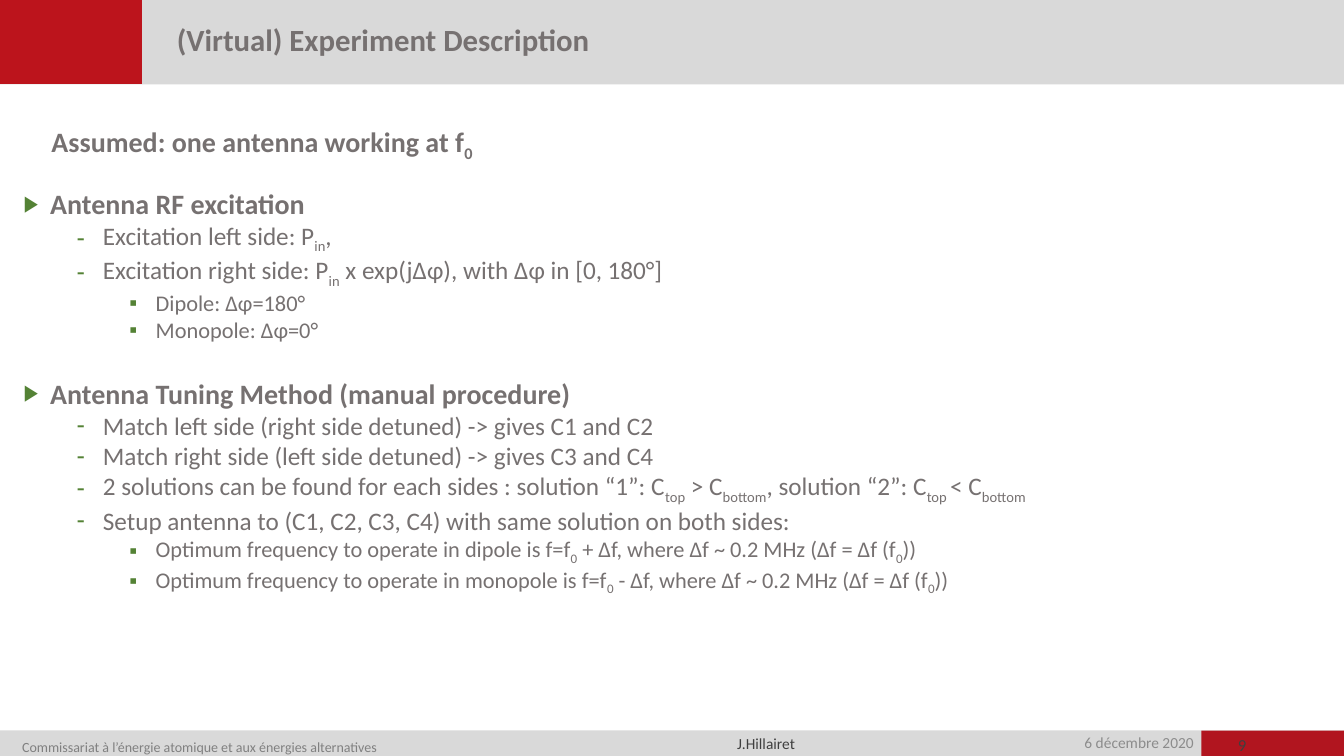
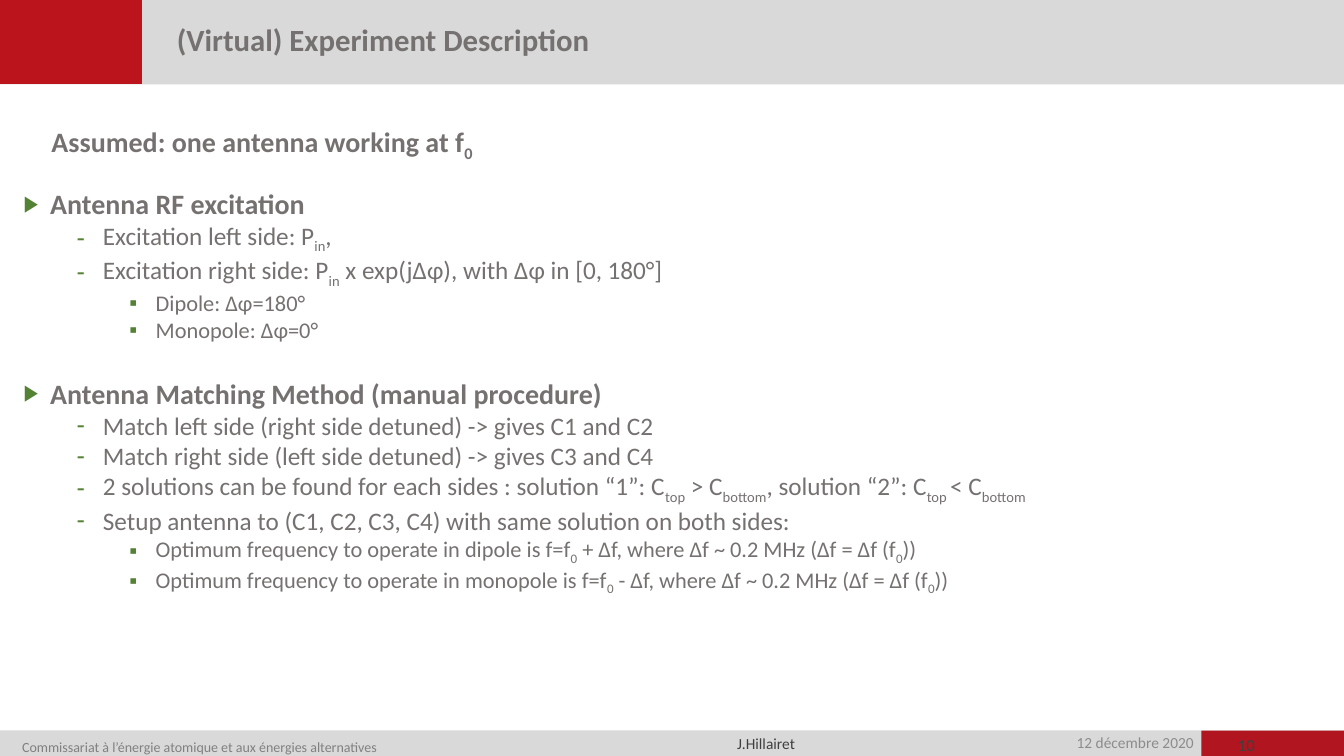
Before and after one commit to jhillairet/WEST_IC_antenna, a slide deck: slide 10 of doc/WEST_Antenna_Circuit_Model.pptx (slide 9 before the commit). Drawn at 1344x756 pixels with LibreOffice and Linux fonts; fonts in the diff are those of the drawing; background and template pictures are left out. Boxes give left, top, right and bottom in pixels: in the first picture for what was removed or moved away, otherwise in the second. Text is boxed around its words. In the diff, an @@ line names an element or a change of style, - is before the commit and + after.

```diff
--- a/doc/WEST_Antenna_Circuit_Model.pptx
+++ b/doc/WEST_Antenna_Circuit_Model.pptx
@@ text at bbox=[50, 383, 602, 409]: text changed @@
-▶ Antenna Tuning Method (manual procedure)
+▶ Antenna Matching Method (manual procedure)
@@ text at bbox=[1077, 737, 1193, 748]: text changed @@
-6 décembre 2020
+12 décembre 2020
@@ page number at bbox=[1238, 740, 1255, 751]: text changed @@
-9
+10
```
Also in this commit, not shown: 7 other slides changed, 2 slides added, 1 other file.
